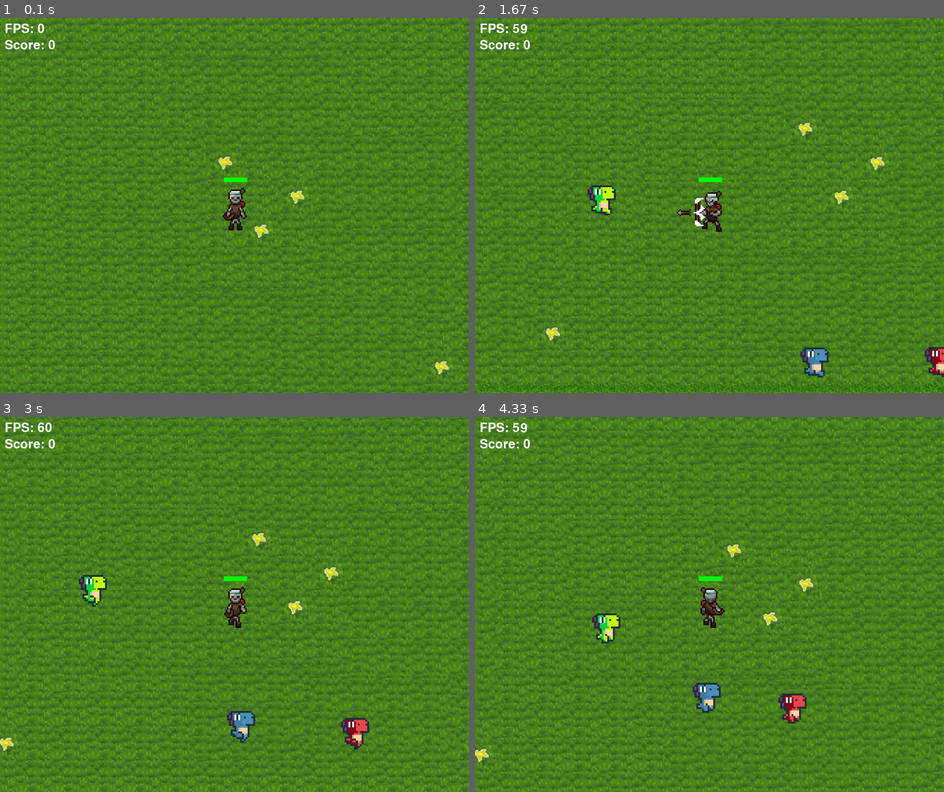
Above: before the commit, frames 1-4 (two rows, left to right).
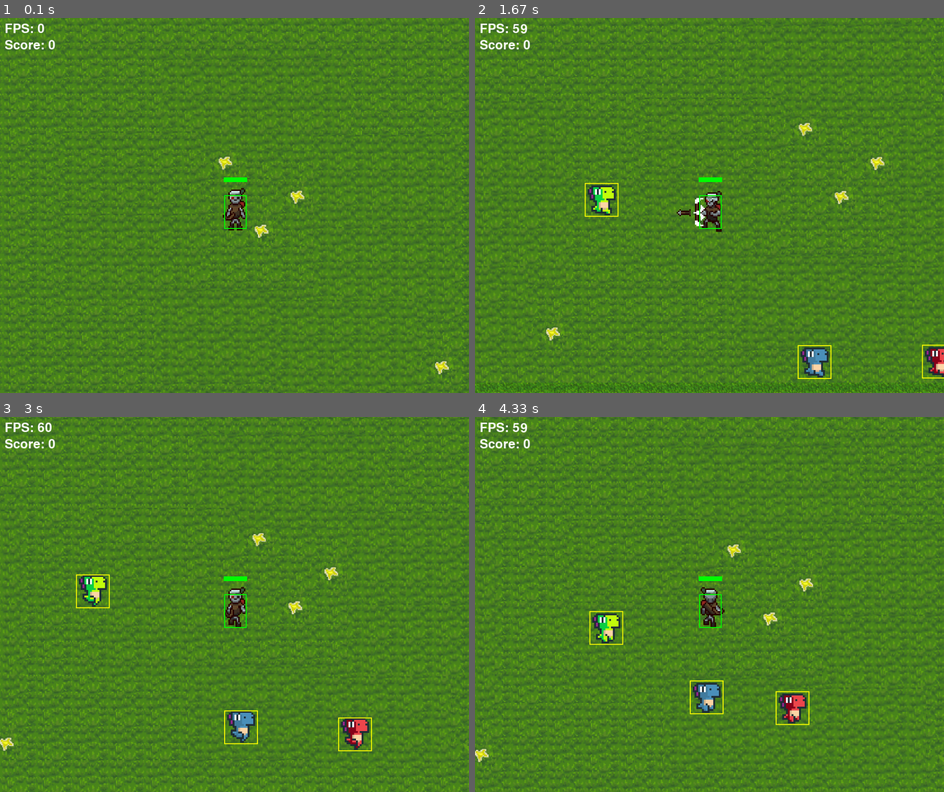
Above: after the commit, the same moments.

Repository: sunwindsss/Pygame-Projekts
Game: pygame game, started from entry.py
Two runs of this game, one before a commit and one after it. Both use one fixed random seed, a clock stepped at 60 frames per second and the inputs below.
Inputs:
- Up to frame 1 (0.1 s): no input
- Up to frame 2 (1.67 s): hold A 0.33-0.87 s; hold S 0.9-1.2 s; tap Space at 0.97, 1.3, 1.6 s; hold A 1.23-1.63 s
- Up to frame 3 (3 s): hold W 1.67-2.03 s; tap Space at 1.73, 2.13, 2.43, 2.8 s; hold D 2.07-2.7 s; hold S from 2.73 s (still down)
- Up to frame 4 (4.33 s): release S at 3.1 s; hold A 3.13-3.6 s; tap Space at 3.2, 3.5, 3.7, 4, 4.2 s; hold D 3.63-4.1 s; hold W from 4.13 s (still down)

The runs differ from the first frame. In frame 1, less than 0.1% of the frame differs, in the area x 47-53%, y 47-57%; in frame 2, 0.3%; in frame 3, 0.4%; in frame 4, 0.4%, in the area x 24-72%, y 47-83%.

Commit message:
TEMP Arrow Hitbox Fix
Doesn't work rn but need to push in arrow fix. Working on it.

Shows all hitboxes. Disable by commenting lines marked with "HITBOX DEBUGGING"

Diff:
--- a/entry.py
+++ b/entry.py
@@ -309,11 +309,11 @@
                 last_shot_time = current_time
                 player_arrows_L.append(arrow_L)
             if event.key == pygame.K_SPACE and len(player_arrows_UP) < MAX_ARROWS:
-                arrow_UP = pygame.Rect(player.x, player.y + player.height//2 - 2, 10, 5)
+                arrow_UP = pygame.Rect(player.x + 18, player.y + player.height//2 - 2, 10, 5)
                 player_arrows_UP.append(arrow_UP)
                 last_shot_time = current_time
             if event.key == pygame.K_SPACE and len(player_arrows_DOWN) < MAX_ARROWS:
-                arrow_DOWN = pygame.Rect(player.x, player.y + player.height//2 - 2, 10, 5)
+                arrow_DOWN = pygame.Rect(player.x + 20, player.y + player.height//2 - 2, 10, 5)
                 player_arrows_DOWN.append(arrow_DOWN)
                 last_shot_time = current_time
 
@@ -510,8 +510,9 @@
     screen.blit(enemy_animation_list3[enemy_action][enemy_frame], (enemy3.x - camera_x - 10, enemy3.y - camera_y - 15))
     screen.blit(animation_list[action][frame], (player.x - camera_x - PLAYER_WIDTH/3, player.y - camera_y - PLAYER_HEIGHT/3))
 
+    # Arrow image drawing
     for arrow_R in player_arrows_R:
-        screen.blit(iron_arrow_R, (arrow_R.x - camera_x + 77, arrow_R.y - camera_y + 18))
+        screen.blit(iron_arrow_R, (arrow_R.x - camera_x, arrow_R.y - camera_y + 18))
     for arrow_L in player_arrows_L:
         screen.blit(iron_arrow_L, (arrow_L.x - camera_x, arrow_L.y - camera_y + 18))
     for arrow_UP in player_arrows_UP:
@@ -520,24 +521,39 @@
         screen.blit(iron_arrow_DOWN, (arrow_DOWN.x - camera_x + 38, arrow_DOWN.y - camera_y + 60))
     health_bar.draw(screen)
 
+    # ARROW HITBOX DEBUGGING
+    for arrow_R in player_arrows_R:
+        #RIGHT ARROW
+        pygame.draw.rect(screen, (0, 255, 255), (arrow_R.x - camera_x, arrow_R.y - camera_y, arrow_R.width, arrow_R.height), 2) # Blue
+    for arrow_L in player_arrows_L:
+        #LEFT ARROW
+        pygame.draw.rect(screen, (125, 125, 255), (arrow_L.x - camera_x, arrow_L.y - camera_y, arrow_L.width, arrow_L.height), 2) # Blue
+    for arrow_UP in player_arrows_UP:
+        #UP ARROW
+        pygame.draw.rect(screen, (255, 255, 120), (arrow_UP.x - camera_x, arrow_UP.y - camera_y, arrow_UP.width, arrow_UP.height), 2) # Blue
+    for arrow_DOWN in player_arrows_DOWN:
+        #DOWN ARROW
+        pygame.draw.rect(screen, (255, 0, 255), (arrow_DOWN.x - camera_x, arrow_DOWN.y - camera_y, arrow_DOWN.width, arrow_DOWN.height), 2) # Blue
+
     #ONLY FOR DEBUGGING ENEMY HITBOXES
-    #for enemy, enemy_animation_list in [(enemy1, enemy_animation_list1), (enemy2, enemy_animation_list2), (enemy3, enemy_animation_list3)]:
+    for enemy, enemy_animation_list in [(enemy1, enemy_animation_list1), (enemy2, enemy_animation_list2), (enemy3, enemy_animation_list3)]:
         #screen.blit(enemy_animation_list[enemy_action][enemy_frame], (enemy.x - camera_x-10, enemy.y - camera_y-15))
-        #pygame.draw.rect(screen, (255, 255, 0), (enemy.x - camera_x, enemy.y - camera_y, enemy.width, enemy.height), 2)
+        pygame.draw.rect(screen, (255, 255, 0), (enemy.x - camera_x, enemy.y - camera_y, enemy.width, enemy.height), 2)
 
     #DEBUGGING PLAYER HITBOX
-    #pygame.draw.rect(screen, (0, 255, 0), (player.x - camera_x, player.y - camera_y, player.width, player.height), 2)
+    pygame.draw.rect(screen, (0, 255, 0), (player.x - camera_x, player.y - camera_y, player.width, player.height), 2)
 
     for pickup in health_pickups:
         screen.blit(health_pickup_image, (pickup.x - camera_x, pickup.y - camera_y -10))
         #DEBUGGING PICKUP HITBOXES
-        #pygame.draw.rect(screen, (255, 0, 0), (pickup.x - camera_x, pickup.y - camera_y, pickup.width, pickup.height), 2)
+        pygame.draw.rect(screen, (255, 0, 0), (pickup.x - camera_x, pickup.y - camera_y, pickup.width, pickup.height), 2)
+
 
 def generate_health_pickup(x, y):
     """
     Generates a health pickup at the specified coordinates.
     """
-    health_pickup = pygame.Rect(x + PLAYER_WIDTH/2 - 12, y + PLAYER_HEIGHT/2 - 12, 48, 40)
+    health_pickup = pygame.Rect(x + PLAYER_WIDTH/2 - 60, y + PLAYER_HEIGHT/2 - 60, 48, 40)
     health_pickups.append(health_pickup)
 
 def handle_health_pickups():
